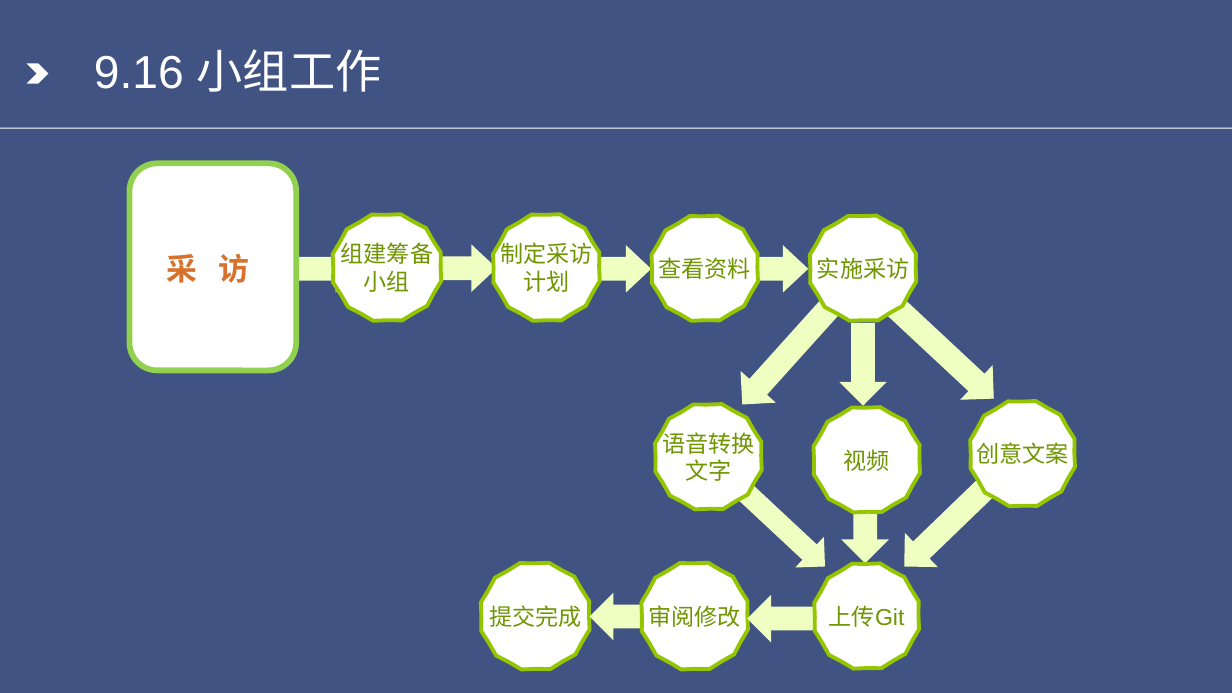
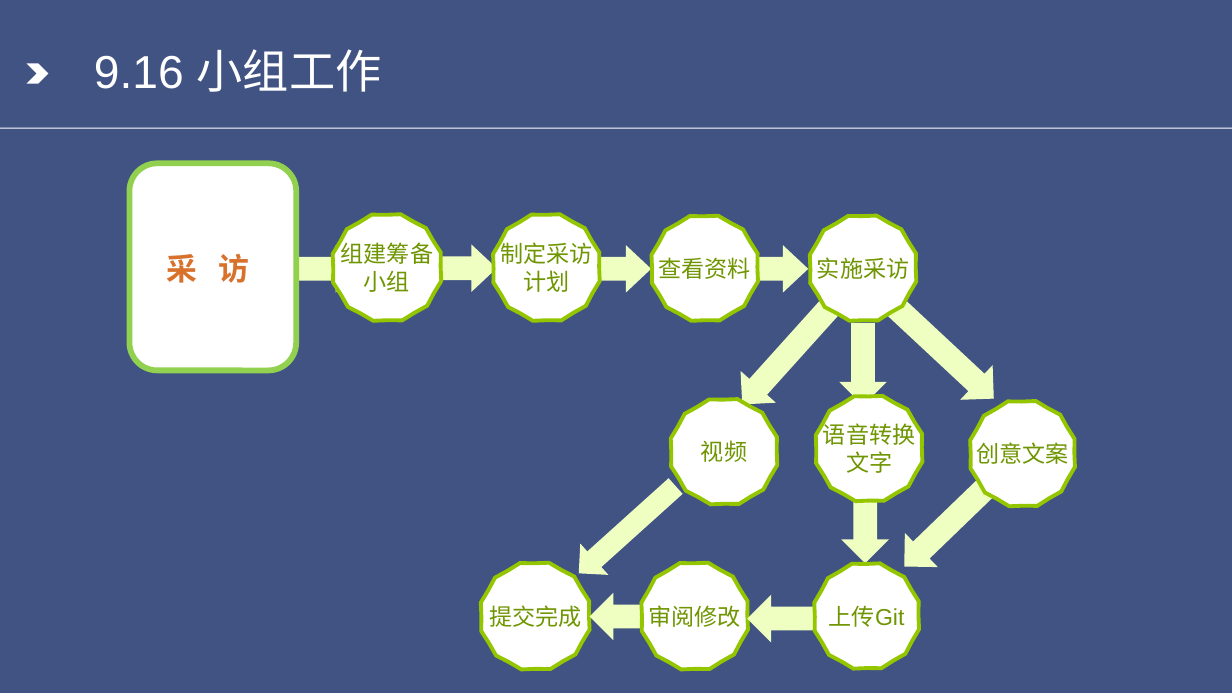
Before and after one commit to Tisingdeng/2017-TSINGHUA-MEM-Group6, a slide deck: slide 5 of 9.17第6组+晨间汇报PPT-终版.ppt. Drawn at 1232x693 pixels with LibreOffice and Linux fonts; fonts in the diff are those of the drawing; background and template pictures are left out. Boxes give left, top, right and bottom in pixels: in the first picture for what was removed or moved away, otherwise in the second. Text is boxed around its words. In the diff, an @@ line names an element or a change of style, - is before the commit and + after.

```diff
--- a/9.17第6组+晨间汇报PPT-终版.ppt
+++ b/9.17第6组+晨间汇报PPT-终版.ppt
@@ freeform shape "视频": place and size @@
-freeform shape "视频" at (814,407,920,513)
+freeform shape "视频" at (670,399,777,504)
@@ freeform shape "语音转换文字": place and size @@
-freeform shape "语音转换文字" at (655,404,761,509)
+freeform shape "语音转换文字" at (815,395,922,501)
@@ right arrow at (564,470,689,589): rotation 43 to 138 degrees @@
@@ freeform shape "提交完成" at (480,562,589,669): outline redrawn @@
@@ freeform shape "上传Git" at (814,563,918,669): outline redrawn @@
```
Also in this commit, not shown: 3 other slides changed.
